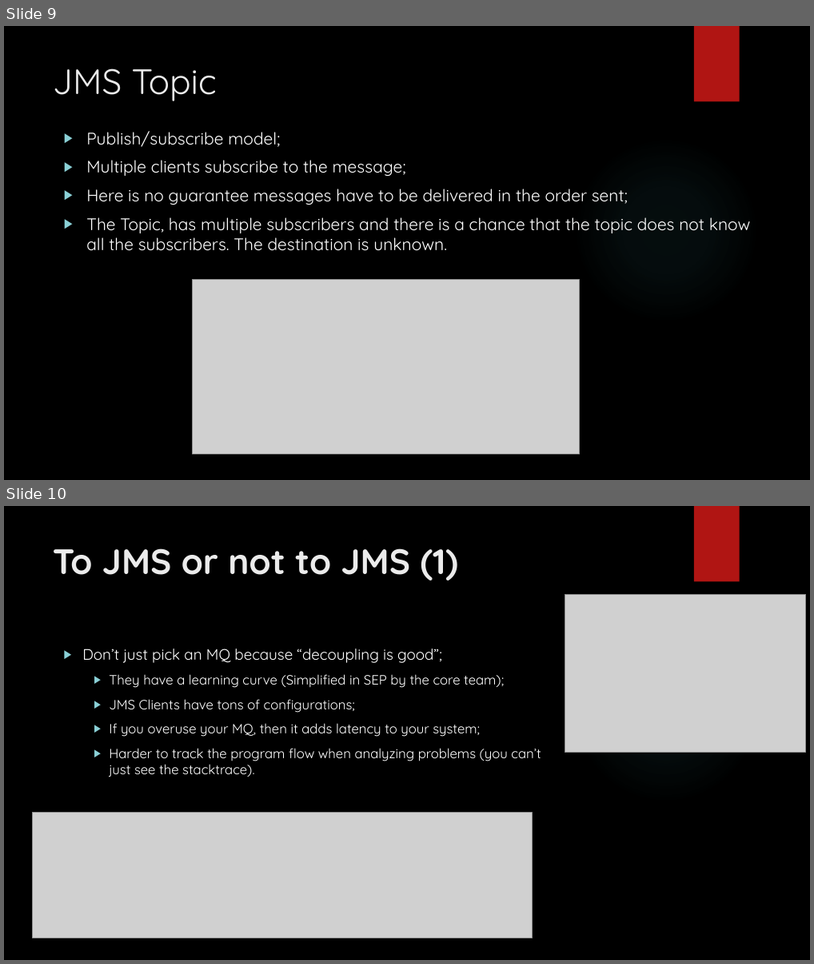
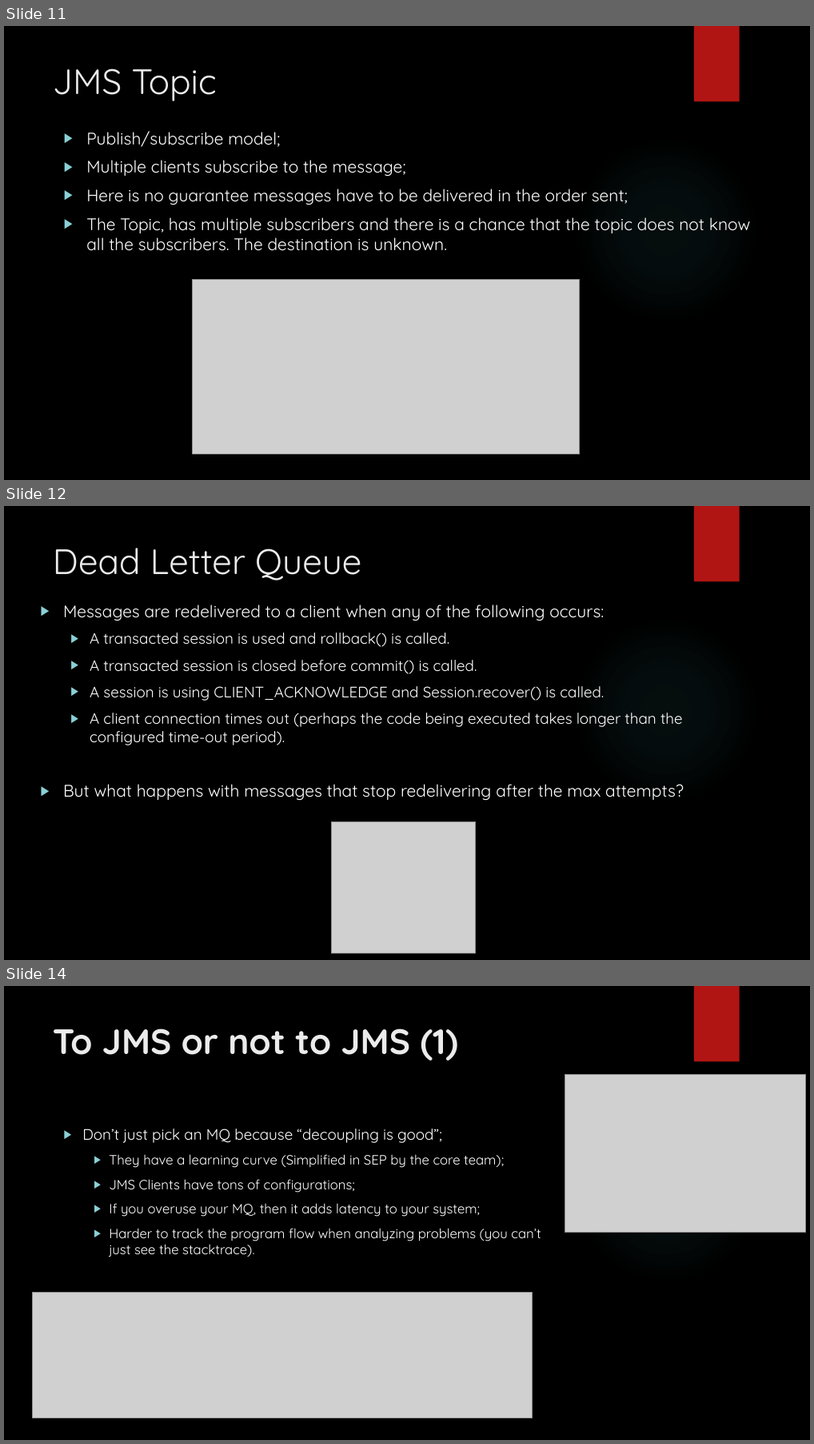
Before and after one commit to ivorusev/jms-tutorial-resources, a slide deck: jms-basics-day-one.pptx. Shown one above the other, each under a label of ours: slides 9 and 10 before the commit, slides 11, 12 and 14 after it; the slides between them are not shown. The pictures are 814x964 and 814x1444 pixels, drawn with LibreOffice and Linux fonts; fonts in the diff are those of the drawing; grey boxes stand for pictures; background and template pictures are left out. Boxes give left, top, right and bottom in pixels: in the first picture for what was removed or moved away, otherwise in the second. Text is boxed around its words. In the diff, an @@ line names an element or a change of style, - is before the commit and + after.

```diff
--- a/jms-basics-day-one.pptx
+++ b/jms-basics-day-one.pptx
@@ slide 12 added at (x1=4, y1=506, x2=810, y2=960), background picture (left out); not listed: 2 template elements that a slide beside it also shows @@
@@ title added at (x1=53, y1=548, x2=362, y2=580), 42 pt, text #EBEBEB @@
+Dead Letter Queue
@@ text added at (x1=63, y1=604, x2=684, y2=800), 18 pt, text #FFFFFF @@
+▶ Messages are redelivered to a client when any of the following occurs:
+  ▶ A transacted session is used and rollback() is called.
+  ▶ A transacted session is closed before commit() is called.
+  ▶ A session is using CLIENT_ACKNOWLEDGE and Session.recover() is called.
+  ▶ A client connection times out (perhaps the code being executed takes longer than the configured time-out period).
+▶ But what happens with messages that stop redelivering after the max attempts?
@@ picture added at (x1=331, y1=822, x2=476, y2=953) @@
@@ what was slide 9 is now slide 11 @@
@@ what was slide 10 is now slide 14 @@
```
Also in this commit, not shown: 12 slides changed, 6 other slides added, 1 slide removed, 2 other files.
